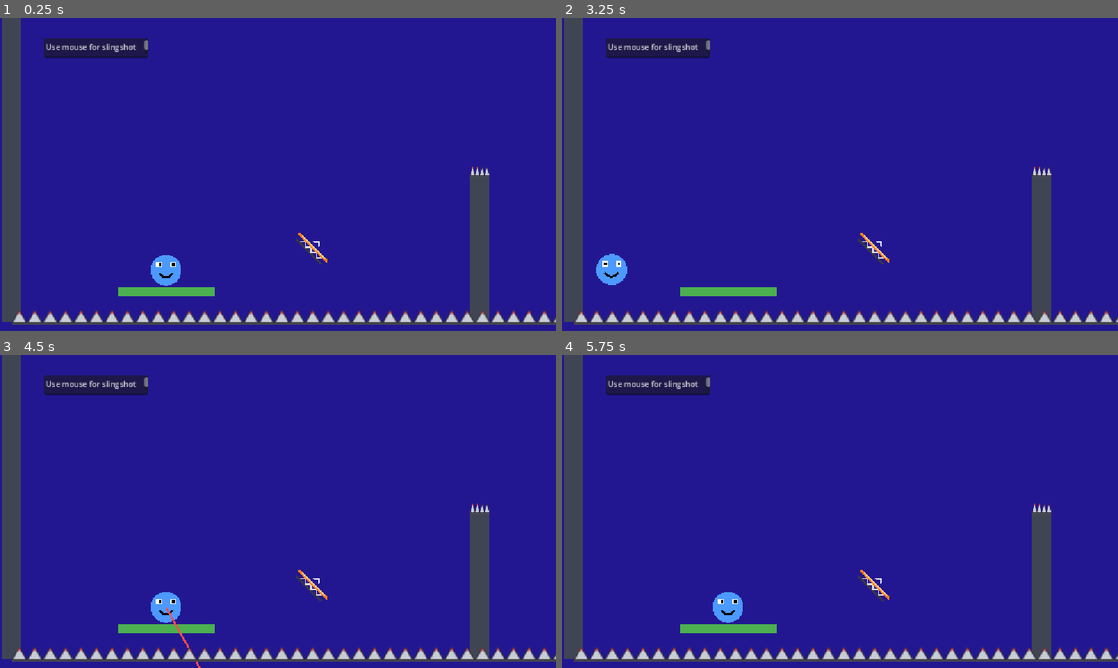
Above: before the commit, frames 1-4 (two rows, left to right).
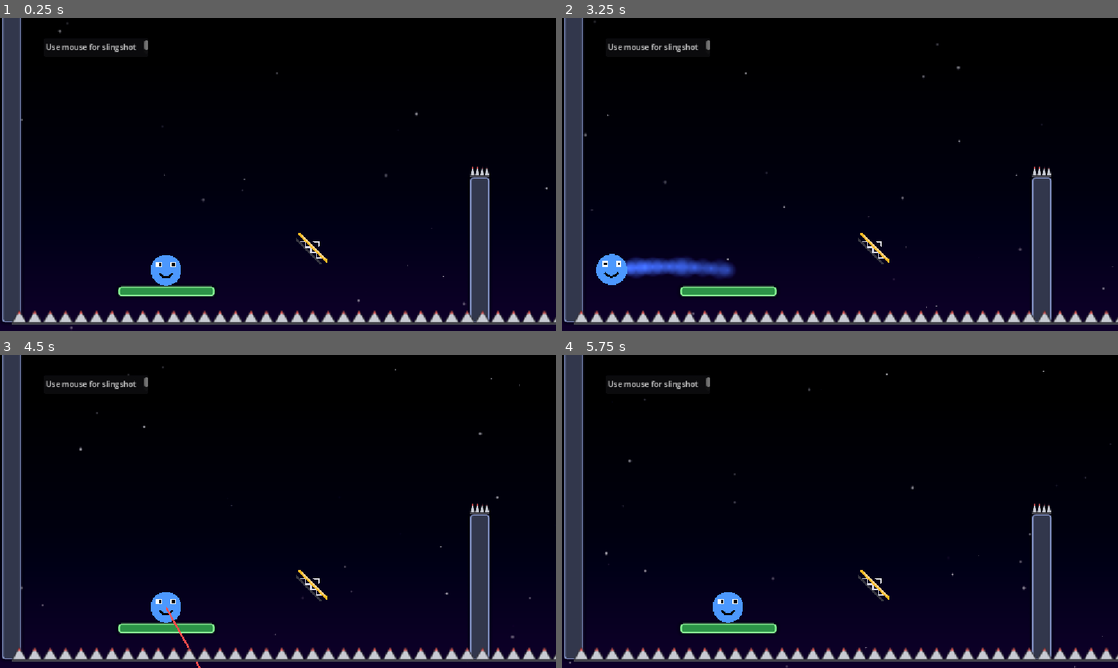
Above: after the commit, the same moments.

Repository: orbitwebsites-cloud/haven
Game: Godot game, scene res://level.tscn
Two runs of this game, one before a commit and one after it. Both use one fixed random seed, a clock stepped at 60 frames per second and the inputs below.
Inputs (mouse positions are in pixels of both pictures, inside the frame that each line leads up to):
- Up to frame 1 (0.25 s): no input
- Up to frame 2 (3.25 s): move the mouse to (962, 158) at 0.52 s; click (962, 158) at 0.67 s; move the mouse to (728, 190) at 1.27 s; click (728, 190) at 1.42 s; tap Enter at 2 s; move the mouse to (895, 105) at 2.02 s; click (895, 105) at 2.17 s; move the mouse to (812, 237) at 2.77 s; click (812, 237) at 2.92 s
- Up to frame 3 (4.5 s): move the mouse to (444, 558) at 3.52 s; click (444, 558) at 3.67 s; move the mouse to (111, 464) at 4.27 s; click (111, 464) at 4.42 s
- Up to frame 4 (5.75 s): move the mouse to (867, 511) at 5.02 s; click (867, 511) at 5.17 s

The runs differ from the first frame. In frame 1, 93% of the frame differs, in the area x 0-100%, y 0-100%; in frame 2, 93%; in frame 3, 93%; in frame 4, 93%.

Commit message:
Better graphics: night sky, glow, nicer walls, star goal, trail and sparks

Diff:
--- /dev/null
+++ b/background.tscn
@@ -0,0 +1,54 @@
+[gd_scene format=3]
+
+[ext_resource type="GradientTexture2D" path="res://soft_dot.tres" id="dot"]
+
+[sub_resource type="Gradient" id="Gradient_sky"]
+offsets = PackedFloat32Array(0, 0.55, 1)
+colors = PackedColorArray(0.0023, 0.0023, 0.0134, 1, 0.01, 0.006, 0.0732, 1, 0.0732, 0.0134, 0.1707, 1)
+
+[sub_resource type="GradientTexture2D" id="GradientTexture2D_sky"]
+gradient = SubResource("Gradient_sky")
+use_hdr = true
+width = 8
+height = 256
+fill_from = Vector2(0.5, 0)
+fill_to = Vector2(0.5, 1)
+
+[sub_resource type="Gradient" id="Gradient_twinkle"]
+offsets = PackedFloat32Array(0, 0.5, 1)
+colors = PackedColorArray(1, 1, 1, 0, 1, 1, 1, 0.9, 1, 1, 1, 0)
+
+[sub_resource type="Environment" id="Environment_glow"]
+background_mode = 3
+glow_enabled = true
+glow_intensity = 0.7
+glow_blend_mode = 1
+
+[node name="Background" type="CanvasLayer"]
+layer = -10
+
+[node name="Sky" type="TextureRect" parent="."]
+anchors_preset = 15
+anchor_right = 1.0
+anchor_bottom = 1.0
+grow_horizontal = 2
+grow_vertical = 2
+mouse_filter = 2
+texture = SubResource("GradientTexture2D_sky")
+expand_mode = 1
+
+[node name="Stars" type="CPUParticles2D" parent="."]
+position = Vector2(576, 324)
+amount = 90
+lifetime = 5.0
+preprocess = 5.0
+texture = ExtResource("dot")
+emission_shape = 3
+emission_rect_extents = Vector2(1100, 600)
+gravity = Vector2(0, 0)
+scale_amount_min = 0.1
+scale_amount_max = 0.3
+color_ramp = SubResource("Gradient_twinkle")
+
+[node name="Glow" type="WorldEnvironment" parent="."]
+environment = SubResource("Environment_glow")
--- a/bounce_pad.gd
+++ b/bounce_pad.gd
@@ -7,6 +7,7 @@
 
 @onready var visual: Node2D = $Visual
 @onready var arrow: Polygon2D = $Visual/Arrow
+@onready var sparks: CPUParticles2D = $Sparks
 
 
 func _ready() -> void:
@@ -25,8 +26,9 @@
 		boing()
 
 
-# squish down then spring back up all wobbly. pure boing energy
+# sparks fly, then squish down and spring back up all wobbly. pure boing energy
 func boing() -> void:
+	sparks.restart()
 	if squish_tween:
 		squish_tween.kill()
 	squish_tween = create_tween()
--- a/bounce_pad.tscn
+++ b/bounce_pad.tscn
@@ -1,9 +1,13 @@
 [gd_scene format=3]
 
 [ext_resource type="Script" path="res://bounce_pad.gd" id="1"]
+[ext_resource type="GradientTexture2D" path="res://soft_dot.tres" id="dot"]
 
 [sub_resource type="RectangleShape2D" id="RectangleShape2D_pad"]
 size = Vector2(80, 16)
+
+[sub_resource type="Gradient" id="Gradient_fade"]
+colors = PackedColorArray(1, 1, 1, 1, 1, 1, 1, 0)
 
 [node name="BouncePad" type="Area2D"]
 script = ExtResource("1")
@@ -25,7 +29,7 @@
 joint_mode = 2
 
 [node name="Top" type="Polygon2D" parent="Visual"]
-color = Color(1, 0.5, 0.1, 1)
+color = Color(1.7, 0.75, 0.15, 1)
 polygon = PackedVector2Array(-42, -14, -38, -18, 38, -18, 42, -14, 42, -11, -42, -11)
 
 [node name="Shine" type="Line2D" parent="Visual"]
@@ -36,3 +40,21 @@
 [node name="Arrow" type="Polygon2D" parent="Visual"]
 color = Color(1, 1, 1, 0.9)
 polygon = PackedVector2Array(-9, -22, 0, -33, 9, -22, 4, -22, 0, -27, -4, -22)
+
+[node name="Sparks" type="CPUParticles2D" parent="."]
+position = Vector2(0, -10)
+emitting = false
+amount = 14
+lifetime = 0.5
+one_shot = true
+explosiveness = 0.95
+texture = ExtResource("dot")
+direction = Vector2(0, -1)
+spread = 50.0
+gravity = Vector2(0, 500)
+initial_velocity_min = 120.0
+initial_velocity_max = 280.0
+scale_amount_min = 0.3
+scale_amount_max = 0.6
+color = Color(2, 1.2, 0.3, 1)
+color_ramp = SubResource("Gradient_fade")
--- /dev/null
+++ b/bouncy_wall_style.tres
@@ -0,0 +1,15 @@
+[gd_resource type="StyleBoxFlat" format=3]
+
+[resource]
+bg_color = Color(0.08, 0.5, 0.55, 1)
+border_width_left = 3
+border_width_top = 3
+border_width_right = 3
+border_width_bottom = 3
+border_color = Color(0.4, 1.9, 1.9, 1)
+corner_radius_top_left = 6
+corner_radius_top_right = 6
+corner_radius_bottom_right = 6
+corner_radius_bottom_left = 6
+shadow_color = Color(0, 0, 0, 0.35)
+shadow_size = 8
--- a/goal.gd
+++ b/goal.gd
@@ -7,10 +7,19 @@
 @export_file("*.tscn") var next_scene := ""
 
 @onready var win_label: Label = $WinLabel
+@onready var star: Polygon2D = $Star
+@onready var glow: Sprite2D = $Glow
 
 
 func _ready() -> void:
 	body_entered.connect(_on_body_entered)
+
+	# star spins and the glow breathes so u literally can't miss it
+	var spin := create_tween().set_loops()
+	spin.tween_property(star, "rotation", TAU, 3.0).from(0.0)
+	var breathe := create_tween().set_loops().set_trans(Tween.TRANS_SINE)
+	breathe.tween_property(glow, "scale", Vector2(4.6, 4.6), 0.7)
+	breathe.tween_property(glow, "scale", Vector2(3.6, 3.6), 0.7)
 
 
 func _on_body_entered(body: Node2D) -> void:
--- a/goal.tscn
+++ b/goal.tscn
@@ -1,6 +1,7 @@
 [gd_scene format=3]
 
 [ext_resource type="Script" path="res://goal.gd" id="1"]
+[ext_resource type="GradientTexture2D" path="res://soft_dot.tres" id="dot"]
 
 [sub_resource type="RectangleShape2D" id="RectangleShape2D_goal"]
 size = Vector2(60, 60)
@@ -11,19 +12,29 @@
 [node name="CollisionShape2D" type="CollisionShape2D" parent="."]
 shape = SubResource("RectangleShape2D_goal")
 
-[node name="ColorRect" type="ColorRect" parent="."]
-offset_left = -30.0
-offset_top = -30.0
-offset_right = 30.0
-offset_bottom = 30.0
-color = Color(1, 0.84, 0, 1)
+[node name="Glow" type="Sprite2D" parent="."]
+modulate = Color(1, 0.8, 0.2, 0.55)
+scale = Vector2(3.6, 3.6)
+texture = ExtResource("dot")
+
+[node name="Ring" type="Line2D" parent="."]
+points = PackedVector2Array(28, 0, 25.9, 10.7, 19.8, 19.8, 10.7, 25.9, 0, 28, -10.7, 25.9, -19.8, 19.8, -25.9, 10.7, -28, 0, -25.9, -10.7, -19.8, -19.8, -10.7, -25.9, 0, -28, 10.7, -25.9, 19.8, -19.8, 25.9, -10.7)
+closed = true
+width = 5.0
+default_color = Color(2, 1.5, 0.3, 1)
+
+[node name="Star" type="Polygon2D" parent="."]
+color = Color(2.2, 1.8, 0.4, 1)
+polygon = PackedVector2Array(0, -18, 4.4, -6.1, 17.1, -5.6, 7.1, 2.3, 10.6, 14.6, 0, 7.5, -10.6, 14.6, -7.1, 2.3, -17.1, -5.6, -4.4, -6.1)
 
 [node name="WinLabel" type="Label" parent="."]
 visible = false
 offset_left = -80.0
-offset_top = -80.0
+offset_top = -84.0
 offset_right = 80.0
-offset_bottom = -40.0
+offset_bottom = -44.0
+theme_override_colors/font_outline_color = Color(0, 0, 0, 1)
+theme_override_constants/outline_size = 8
 theme_override_font_sizes/font_size = 28
 text = "YOU WIN!"
 horizontal_alignment = 1
--- a/level.tscn
+++ b/level.tscn
@@ -4,6 +4,10 @@
 [ext_resource type="PackedScene" path="res://bounce_pad.tscn" id="pad_scene"]
 [ext_resource type="Script" uid="uid://ddrgteiv40wxk" path="res://player.gd" id="player_script"]
 [ext_resource type="PackedScene" path="res://spikes.tscn" id="spikes_scene"]
+[ext_resource type="PackedScene" path="res://background.tscn" id="bg_scene"]
+[ext_resource type="PackedScene" path="res://trail.tscn" id="trail_scene"]
+[ext_resource type="StyleBoxFlat" path="res://wall_style.tres" id="wall_style"]
+[ext_resource type="StyleBoxFlat" path="res://platform_style.tres" id="platform_style"]
 
 [sub_resource type="RectangleShape2D" id="RectangleShape2D_ootsg"]
 size = Vector2(200, 20)
@@ -25,6 +29,8 @@
 
 [node name="Level" type="Node2D" unique_id=927345106]
 position = Vector2(0, 90)
+
+[node name="Background" parent="." instance=ExtResource("bg_scene")]
 
 [node name="Platform" type="StaticBody2D" parent="." unique_id=1157057678]
 position = Vector2(-1, 90)
@@ -33,12 +39,13 @@
 position = Vector2(0, 144)
 shape = SubResource("RectangleShape2D_ootsg")
 
-[node name="ColorRect" type="ColorRect" parent="Platform" unique_id=1775615951]
+[node name="Panel" type="Panel" parent="Platform" unique_id=1775615951]
 offset_left = -98.0
 offset_top = 136.0
 offset_right = 102.0
 offset_bottom = 156.0
-color = Color(0.29803923, 0.6862745, 0.3137255, 1)
+mouse_filter = 2
+theme_override_styles/panel = ExtResource("platform_style")
 
 [node name="TextEdit" type="TextEdit" parent="Platform" unique_id=1810677537]
 offset_left = -252.0
@@ -58,6 +65,9 @@
 position = Vector2(0, 90)
 shape = SubResource("CircleShape2D_iadlp")
 
+[node name="Trail" parent="Player" instance=ExtResource("trail_scene")]
+position = Vector2(0, 90)
+
 [node name="Body" type="Polygon2D" parent="Player" unique_id=430824870]
 position = Vector2(0, 90)
 color = Color(0.3, 0.6, 1, 1)
@@ -107,12 +117,13 @@
 [node name="CollisionShape2D" type="CollisionShape2D" parent="LeftWall" unique_id=240196572]
 shape = SubResource("RectangleShape2D_LeftWall")
 
-[node name="ColorRect" type="ColorRect" parent="LeftWall" unique_id=21147775]
+[node name="Panel" type="Panel" parent="LeftWall" unique_id=21147775]
 offset_left = -20.0
 offset_top = -600.0
 offset_right = 20.0
 offset_bottom = 600.0
-color = Color(0.25, 0.27, 0.33, 1)
+mouse_filter = 2
+theme_override_styles/panel = ExtResource("wall_style")
 
 [node name="RightWall" type="StaticBody2D" parent="." unique_id=1727963192]
 position = Vector2(1620, -300)
@@ -121,12 +132,13 @@
 [node name="CollisionShape2D" type="CollisionShape2D" parent="RightWall" unique_id=351621079]
 shape = SubResource("RectangleShape2D_RightWall")
 
-[node name="ColorRect" type="ColorRect" parent="RightWall" unique_id=1075664047]
+[node name="Panel" type="Panel" parent="RightWall" unique_id=1075664047]
 offset_left = -20.0
 offset_top = -600.0
 offset_right = 20.0
 offset_bottom = 600.0
-color = Color(0.25, 0.27, 0.33, 1)
+mouse_filter = 2
+theme_override_styles/panel = ExtResource("wall_style")
 
 [node name="BigWall" type="StaticBody2D" parent="." unique_id=1660744514]
 position = Vector2(650, 150)
@@ -135,12 +147,13 @@
 [node name="CollisionShape2D" type="CollisionShape2D" parent="BigWall" unique_id=1405653425]
 shape = SubResource("RectangleShape2D_BigWall")
 
-[node name="ColorRect" type="ColorRect" parent="BigWall" unique_id=512559400]
+[node name="Panel" type="Panel" parent="BigWall" unique_id=512559400]
 offset_left = -20.0
 offset_top = -150.0
 offset_right = 20.0
 offset_bottom = 150.0
-color = Color(0.25, 0.27, 0.33, 1)
+mouse_filter = 2
+theme_override_styles/panel = ExtResource("wall_style")
 
 [node name="WallTopSpikes" parent="." unique_id=90711932 instance=ExtResource("spikes_scene")]
 position = Vector2(650, -12)
--- a/level_2.tscn
+++ b/level_2.tscn
@@ -1,9 +1,13 @@
 [gd_scene format=3]
 
+[ext_resource type="PackedScene" path="res://background.tscn" id="bg"]
 [ext_resource type="PackedScene" path="res://player.tscn" id="player"]
 [ext_resource type="PackedScene" path="res://bounce_pad.tscn" id="pad"]
 [ext_resource type="PackedScene" path="res://spikes.tscn" id="spikes"]
 [ext_resource type="PackedScene" path="res://goal.tscn" id="goal"]
+[ext_resource type="StyleBoxFlat" path="res://wall_style.tres" id="wall_style"]
+[ext_resource type="StyleBoxFlat" path="res://bouncy_wall_style.tres" id="bouncy_style"]
+[ext_resource type="StyleBoxFlat" path="res://platform_style.tres" id="platform_style"]
 
 [sub_resource type="PhysicsMaterial" id="PhysicsMaterial_bouncy"]
 bounce = 1.0
@@ -30,6 +34,8 @@
 size = Vector2(200.0, 20.0)
 
 [node name="Level2" type="Node2D"]
+
+[node name="Background" parent="." instance=ExtResource("bg")]
 
 [node name="Title" type="Label" parent="."]
 offset_left = -290.0
@@ -37,6 +43,8 @@
 offset_right = 410.0
 offset_bottom = -210.0
 theme_override_colors/font_color = Color(1, 1, 1, 0.9)
+theme_override_colors/font_outline_color = Color(0, 0, 0, 0.8)
+theme_override_constants/outline_size = 8
 theme_override_font_sizes/font_size = 40
 text = "LEVEL 2 - BANK SHOT"
 
@@ -47,12 +55,13 @@
 [node name="CollisionShape2D" type="CollisionShape2D" parent="LeftWall"]
 shape = SubResource("RectangleShape2D_LeftWall")
 
-[node name="ColorRect" type="ColorRect" parent="LeftWall"]
+[node name="Panel" type="Panel" parent="LeftWall"]
 offset_left = -20.0
 offset_top = -600.0
 offset_right = 20.0
 offset_bottom = 600.0
-color = Color(0.25, 0.27, 0.33, 1)
+mouse_filter = 2
+theme_override_styles/panel = ExtResource("wall_style")
 
 [node name="RightWall" type="StaticBody2D" parent="."]
 position = Vector2(1300.0, -300.0)
@@ -61,12 +70,13 @@
 [node name="CollisionShape2D" type="CollisionShape2D" parent="RightWall"]
 shape = SubResource("RectangleShape2D_RightWall")
 
-[node name="ColorRect" type="ColorRect" parent="RightWall"]
+[node name="Panel" type="Panel" parent="RightWall"]
 offset_left = -20.0
 offset_top = -600.0
 offset_right = 20.0
 offset_bottom = 600.0
-color = Color(0.25, 0.27, 0.33, 1)
+mouse_filter = 2
+theme_override_styles/panel = ExtResource("wall_style")
 
 [node name="Roof" type="StaticBody2D" parent="."]
 position = Vector2(5.0, -90.0)
@@ -75,12 +85,13 @@
 [node name="CollisionShape2D" type="CollisionShape2D" parent="Roof"]
 shape = SubResource("RectangleShape2D_Roof")
 
-[node name="ColorRect" type="ColorRect" parent="Roof"]
+[node name="Panel" type="Panel" parent="Roof"]
 offset_left = -325.0
 offset_top = -15.0
 offset_right = 325.0
 offset_bottom = 15.0
-color = Color(0.25, 0.27, 0.33, 1)
+mouse_filter = 2
+theme_override_styles/panel = ExtResource("wall_style")
 
 [node name="BouncyWall" type="StaticBody2D" parent="."]
 position = Vector2(1000.0, -175.0)
@@ -89,12 +100,13 @@
 [node name="CollisionShape2D" type="CollisionShape2D" parent="BouncyWall"]
 shape = SubResource("RectangleShape2D_BouncyWall")
 
-[node name="ColorRect" type="ColorRect" parent="BouncyWall"]
+[node name="Panel" type="Panel" parent="BouncyWall"]
 offset_left = -20.0
 offset_top = -325.0
 offset_right = 20.0
 offset_bottom = 325.0
-color = Color(0.2, 0.75, 0.75, 1)
+mouse_filter = 2
+theme_override_styles/panel = ExtResource("bouncy_style")
 
 [node name="Blocker" type="StaticBody2D" parent="."]
 position = Vector2(520.0, 165.0)
@@ -103,12 +115,13 @@
 [node name="CollisionShape2D" type="CollisionShape2D" parent="Blocker"]
 shape = SubResource("RectangleShape2D_Blocker")
 
-[node name="ColorRect" type="ColorRect" parent="Blocker"]
+[node name="Panel" type="Panel" parent="Blocker"]
 offset_left = -15.0
 offset_top = -125.0
 offset_right = 15.0
 offset_bottom = 125.0
-color = Color(0.25, 0.27, 0.33, 1)
+mouse_filter = 2
+theme_override_styles/panel = ExtResource("wall_style")
 
 [node name="Platform" type="StaticBody2D" parent="."]
 position = Vector2(0.0, 100.0)
@@ -116,12 +129,13 @@
 [node name="CollisionShape2D" type="CollisionShape2D" parent="Platform"]
 shape = SubResource("RectangleShape2D_Platform")
 
-[node name="ColorRect" type="ColorRect" parent="Platform"]
+[node name="Panel" type="Panel" parent="Platform"]
 offset_left = -100.0
 offset_top = -10.0
 offset_right = 100.0
 offset_bottom = 10.0
-color = Color(0.3, 0.69, 0.31, 1)
+mouse_filter = 2
+theme_override_styles/panel = ExtResource("platform_style")
 
 [node name="BouncePad1" parent="." instance=ExtResource("pad")]
 position = Vector2(320.0, 200.0)
--- a/level_3.tscn
+++ b/level_3.tscn
@@ -1,10 +1,13 @@
 [gd_scene format=3]
 
+[ext_resource type="PackedScene" path="res://background.tscn" id="bg"]
 [ext_resource type="PackedScene" path="res://player.tscn" id="player"]
 [ext_resource type="PackedScene" path="res://bounce_pad.tscn" id="pad"]
 [ext_resource type="PackedScene" path="res://spikes.tscn" id="spikes"]
 [ext_resource type="PackedScene" path="res://goal.tscn" id="goal"]
 [ext_resource type="PackedScene" path="res://secret_portal.tscn" id="portal"]
+[ext_resource type="StyleBoxFlat" path="res://wall_style.tres" id="wall_style"]
+[ext_resource type="StyleBoxFlat" path="res://platform_style.tres" id="platform_style"]
 
 [sub_resource type="PhysicsMaterial" id="PhysicsMaterial_wall"]
 bounce = 0.6
@@ -20,12 +23,16 @@
 
 [node name="Level3" type="Node2D"]
 
+[node name="Background" parent="." instance=ExtResource("bg")]
+
 [node name="Title" type="Label" parent="."]
 offset_left = -170.0
 offset_top = -20.0
 offset_right = 530.0
 offset_bottom = 40.0
 theme_override_colors/font_color = Color(1, 1, 1, 0.9)
+theme_override_colors/font_outline_color = Color(0, 0, 0, 0.8)
+theme_override_constants/outline_size = 8
 theme_override_font_sizes/font_size = 40
 text = "LEVEL 3 - THE CLIMB"
 
@@ -36,12 +43,13 @@
 [node name="CollisionShape2D" type="CollisionShape2D" parent="LeftWall"]
 shape = SubResource("RectangleShape2D_LeftWall")
 
-[node name="ColorRect" type="ColorRect" parent="LeftWall"]
+[node name="Panel" type="Panel" parent="LeftWall"]
 offset_left = -20.0
 offset_top = -900.0
 offset_right = 20.0
 offset_bottom = 900.0
-color = Color(0.25, 0.27, 0.33, 1)
+mouse_filter = 2
+theme_override_styles/panel = ExtResource("wall_style")
 
 [node name="RightWall" type="StaticBody2D" parent="."]
 position = Vector2(620.0, -600.0)
@@ -50,12 +58,13 @@
 [node name="CollisionShape2D" type="CollisionShape2D" parent="RightWall"]
 shape = SubResource("RectangleShape2D_RightWall")
 
-[node name="ColorRect" type="ColorRect" parent="RightWall"]
+[node name="Panel" type="Panel" parent="RightWall"]
 offset_left = -20.0
 offset_top = -900.0
 offset_right = 20.0
 offset_bottom = 900.0
-color = Color(0.25, 0.27, 0.33, 1)
+mouse_filter = 2
+theme_override_styles/panel = ExtResource("wall_style")
 
 [node name="Platform" type="StaticBody2D" parent="."]
 position = Vector2(0.0, 200.0)
@@ -63,12 +72,13 @@
 [node name="CollisionShape2D" type="CollisionShape2D" parent="Platform"]
 shape = SubResource("RectangleShape2D_Platform")
 
-[node name="ColorRect" type="ColorRect" parent="Platform"]
+[node name="Panel" type="Panel" parent="Platform"]
 offset_left = -100.0
 offset_top = -10.0
 offset_right = 100.0
 offset_bottom = 10.0
-color = Color(0.3, 0.69, 0.31, 1)
+mouse_filter = 2
+theme_override_styles/panel = ExtResource("platform_style")
 
 [node name="BouncePad1" parent="." instance=ExtResource("pad")]
 position = Vector2(520.0, 60.0)
--- /dev/null
+++ b/platform_style.tres
@@ -0,0 +1,15 @@
+[gd_resource type="StyleBoxFlat" format=3]
+
+[resource]
+bg_color = Color(0.18, 0.58, 0.28, 1)
+border_width_left = 3
+border_width_top = 3
+border_width_right = 3
+border_width_bottom = 3
+border_color = Color(0.55, 1, 0.6, 1)
+corner_radius_top_left = 6
+corner_radius_top_right = 6
+corner_radius_bottom_right = 6
+corner_radius_bottom_left = 6
+shadow_color = Color(0, 0, 0, 0.35)
+shadow_size = 8
--- a/player.gd
+++ b/player.gd
@@ -13,6 +13,7 @@
 var restarting := false
 
 @onready var aim_line: Line2D = $AimLine
+@onready var trail: CPUParticles2D = $Trail
 
 
 func _input(event: InputEvent) -> void:
@@ -33,6 +34,9 @@
 func _process(_delta: float) -> void:
 	if aiming:
 		aim_line.points = PackedVector2Array([Vector2.ZERO, get_pull()])
+
+	# lil comet trail while we're flying
+	trail.emitting = has_shot and linear_velocity.length() > 60.0
 
 	# fell off the map, that's crazy. run it back
 	if global_position.y > fall_limit:
--- a/player.tscn
+++ b/player.tscn
@@ -1,6 +1,7 @@
 [gd_scene format=3]
 
 [ext_resource type="Script" path="res://player.gd" id="1"]
+[ext_resource type="PackedScene" path="res://trail.tscn" id="trail"]
 
 [sub_resource type="CircleShape2D" id="CircleShape2D_body"]
 radius = 32.0
@@ -12,6 +13,8 @@
 
 [node name="CollisionShape2D" type="CollisionShape2D" parent="."]
 shape = SubResource("CircleShape2D_body")
+
+[node name="Trail" parent="." instance=ExtResource("trail")]
 
 [node name="Body" type="Polygon2D" parent="."]
 color = Color(0.3, 0.6, 1, 1)
--- a/project.godot
+++ b/project.godot
@@ -26,5 +26,6 @@
 
 [rendering]
 
+viewport/hdr_2d=true
 rendering_device/driver.windows="d3d12"
 environment/defaults/default_clear_color=Color(0.13749945, 0.09000998, 0.5669625, 1)
--- a/secret_level.tscn
+++ b/secret_level.tscn
@@ -1,9 +1,13 @@
 [gd_scene format=3]
 
+[ext_resource type="PackedScene" path="res://background.tscn" id="bg"]
 [ext_resource type="PackedScene" path="res://player.tscn" id="player"]
 [ext_resource type="PackedScene" path="res://bounce_pad.tscn" id="pad"]
 [ext_resource type="PackedScene" path="res://spikes.tscn" id="spikes"]
 [ext_resource type="PackedScene" path="res://goal.tscn" id="goal"]
+[ext_resource type="StyleBoxFlat" path="res://wall_style.tres" id="wall_style"]
+[ext_resource type="StyleBoxFlat" path="res://bouncy_wall_style.tres" id="bouncy_style"]
+[ext_resource type="StyleBoxFlat" path="res://platform_style.tres" id="platform_style"]
 
 [sub_resource type="PhysicsMaterial" id="PhysicsMaterial_bouncy"]
 bounce = 1.0
@@ -24,6 +28,8 @@
 size = Vector2(200.0, 20.0)
 
 [node name="SecretLevel" type="Node2D"]
+
+[node name="Background" parent="." instance=ExtResource("bg")]
 
 [node name="Title" type="Label" parent="."]
 offset_left = -260.0
@@ -31,6 +37,8 @@
 offset_right = 440.0
 offset_bottom = -190.0
 theme_override_colors/font_color = Color(0.8, 0.6, 1, 0.95)
+theme_override_colors/font_outline_color = Color(0, 0, 0, 0.8)
+theme_override_constants/outline_size = 8
 theme_override_font_sizes/font_size = 48
 text = "SECRET LEVEL"
 
@@ -41,12 +49,13 @@
 [node name="CollisionShape2D" type="CollisionShape2D" parent="LeftWall"]
 shape = SubResource("RectangleShape2D_LeftWall")
 
-[node name="ColorRect" type="ColorRect" parent="LeftWall"]
+[node name="Panel" type="Panel" parent="LeftWall"]
 offset_left = -20.0
 offset_top = -600.0
 offset_right = 20.0
 offset_bottom = 600.0
-color = Color(0.25, 0.27, 0.33, 1)
+mouse_filter = 2
+theme_override_styles/panel = ExtResource("wall_style")
 
 [node name="RightWall" type="StaticBody2D" parent="."]
 position = Vector2(2700.0, -300.0)
@@ -55,12 +64,13 @@
 [node name="CollisionShape2D" type="CollisionShape2D" parent="RightWall"]
 shape = SubResource("RectangleShape2D_RightWall")
 
-[node name="ColorRect" type="ColorRect" parent="RightWall"]
+[node name="Panel" type="Panel" parent="RightWall"]
 offset_left = -20.0
 offset_top = -600.0
 offset_right = 20.0
 offset_bottom = 600.0
-color = Color(0.25, 0.27, 0.33, 1)
+mouse_filter = 2
+theme_override_styles/panel = ExtResource("wall_style")
 
 [node name="BackBounce" type="StaticBody2D" parent="."]
 position = Vector2(2560.0, -150.0)
@@ -69,12 +79,13 @@
 [node name="CollisionShape2D" type="CollisionShape2D" parent="BackBounce"]
 shape = SubResource("RectangleShape2D_BackBounce")
 
-[node name="ColorRect" type="ColorRect" parent="BackBounce"]
+[node name="Panel" type="Panel" parent="BackBounce"]
 offset_left = -20.0
 offset_top = -250.0
 offset_right = 20.0
 offset_bottom = 250.0
-color = Color(0.2, 0.75, 0.75, 1)
+mouse_filter = 2
+theme_override_styles/panel = ExtResource("bouncy_style")
 
 [node name="Platform" type="StaticBody2D" parent="."]
 position = Vector2(0.0, 100.0)
@@ -82,12 +93,13 @@
 [node name="CollisionShape2D" type="CollisionShape2D" parent="Platform"]
 shape = SubResource("RectangleShape2D_Platform")
 
-[node name="ColorRect" type="ColorRect" parent="Platform"]
+[node name="Panel" type="Panel" parent="Platform"]
 offset_left = -100.0
 offset_top = -10.0
 offset_right = 100.0
 offset_bottom = 10.0
-color = Color(0.3, 0.69, 0.31, 1)
+mouse_filter = 2
+theme_override_styles/panel = ExtResource("platform_style")
 
 [node name="BouncePad1" parent="." instance=ExtResource("pad")]
 position = Vector2(300.0, 200.0)
--- a/secret_portal.gd
+++ b/secret_portal.gd
@@ -9,7 +9,7 @@
 
 	# slow shimmer so it's barely there. gotta squint fr
 	var shimmer := create_tween().set_loops()
-	shimmer.tween_property(self, "modulate:a", 0.2, 1.4)
+	shimmer.tween_property(self, "modulate:a", 0.14, 1.4)
 	shimmer.tween_property(self, "modulate:a", 0.05, 1.4)
 
 
--- /dev/null
+++ b/soft_dot.tres
@@ -0,0 +1,12 @@
+[gd_resource type="GradientTexture2D" format=3]
+
+[sub_resource type="Gradient" id="Gradient_dot"]
+colors = PackedColorArray(1, 1, 1, 1, 1, 1, 1, 0)
+
+[resource]
+gradient = SubResource("Gradient_dot")
+width = 32
+height = 32
+fill = 1
+fill_from = Vector2(0.5, 0.5)
+fill_to = Vector2(1, 0.5)
--- /dev/null
+++ b/trail.tscn
@@ -0,0 +1,17 @@
+[gd_scene format=3]
+
+[ext_resource type="GradientTexture2D" path="res://soft_dot.tres" id="dot"]
+
+[sub_resource type="Gradient" id="Gradient_fade"]
+colors = PackedColorArray(1, 1, 1, 1, 1, 1, 1, 0)
+
+[node name="Trail" type="CPUParticles2D"]
+emitting = false
+amount = 30
+lifetime = 0.5
+texture = ExtResource("dot")
+gravity = Vector2(0, 0)
+scale_amount_min = 1.0
+scale_amount_max = 1.6
+color = Color(0.5, 0.9, 2, 0.5)
+color_ramp = SubResource("Gradient_fade")
--- /dev/null
+++ b/wall_style.tres
@@ -0,0 +1,15 @@
+[gd_resource type="StyleBoxFlat" format=3]
+
+[resource]
+bg_color = Color(0.2, 0.22, 0.3, 1)
+border_width_left = 3
+border_width_top = 3
+border_width_right = 3
+border_width_bottom = 3
+border_color = Color(0.5, 0.56, 0.75, 1)
+corner_radius_top_left = 6
+corner_radius_top_right = 6
+corner_radius_bottom_right = 6
+corner_radius_bottom_left = 6
+shadow_color = Color(0, 0, 0, 0.35)
+shadow_size = 8
Not shown, changed: CONVENTIONS.md
